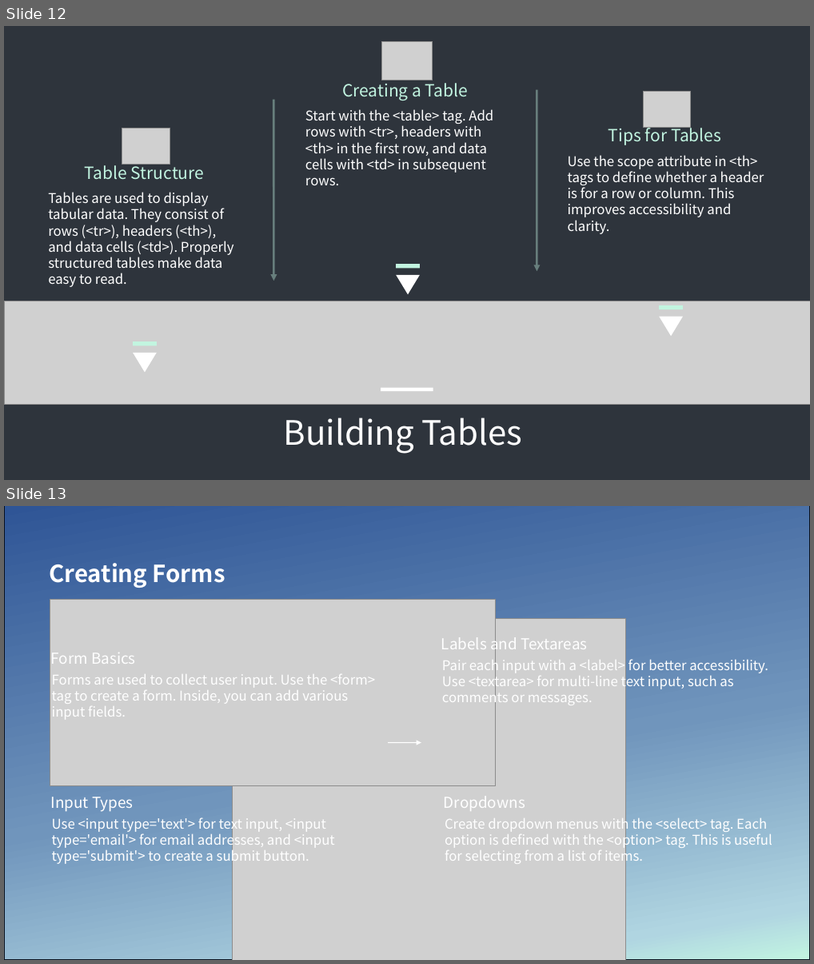
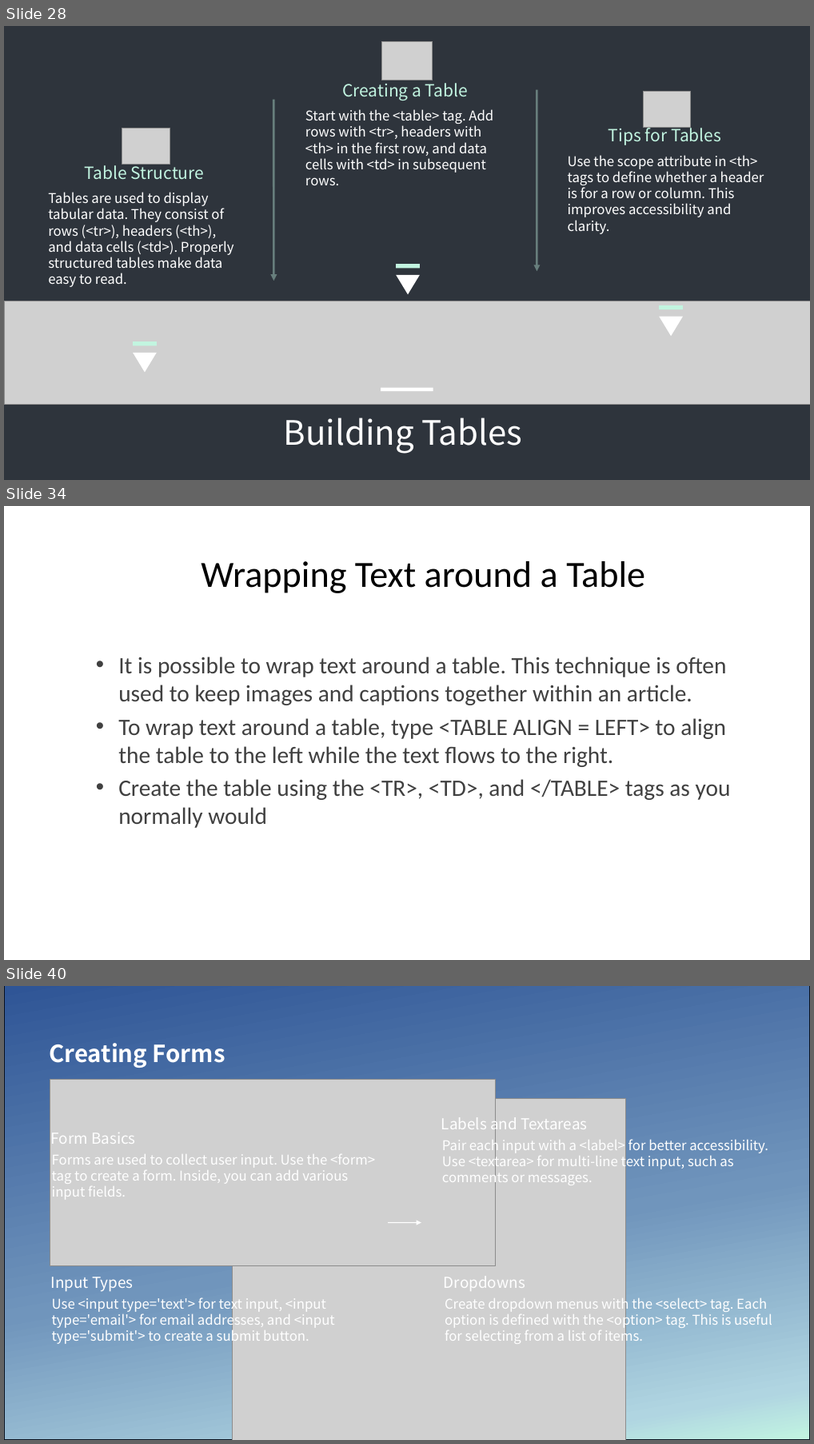
Before and after one commit to seanwhs/HTML-Crash-Course, a slide deck: HTML Crash Course – 1 Day.pptx. Shown one above the other, each under a label of ours: slides 12 and 13 before the commit, slides 28, 34 and 40 after it; the slides between them are not shown. The pictures are 814x964 and 814x1444 pixels, drawn with LibreOffice and Linux fonts; fonts in the diff are those of the drawing; grey boxes stand for pictures; background and template pictures are left out; a plain dark background stands for a picture behind light text. Boxes give left, top, right and bottom in pixels: in the first picture for what was removed or moved away, otherwise in the second. Text is boxed around its words. In the diff, an @@ line names an element or a change of style, - is before the commit and + after.

```diff
--- a/HTML Crash Course – 1 Day.pptx
+++ b/HTML Crash Course – 1 Day.pptx
@@ slide 34 added at box(4, 506, 810, 960), background #FFFFFF @@
@@ text added at box(201, 561, 646, 593), 44 pt, text #000000 @@
+Wrapping Text around a Table
@@ text added at box(118, 656, 731, 828), 28 pt, text #404040 @@
+• It is possible to wrap text around a table. This technique is often used to keep images and captions together within an article.
+• To wrap text around a table, type <TABLE ALIGN = LEFT> to align the table to the left while the text flows to the right.
+• Create the table using the <TR>, <TD>, and </TABLE> tags as you normally would
@@ what was slide 12 is now slide 28 @@
@@ what was slide 13 is now slide 40 @@
```
Also in this commit, not shown: 1 slide changed, 44 other slides added.
